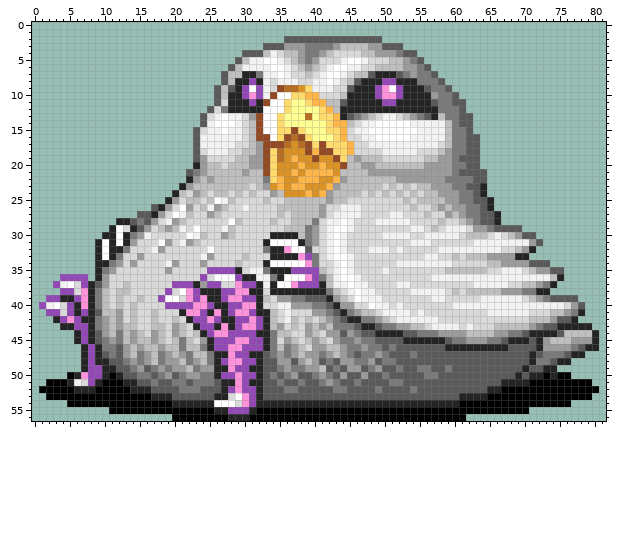
Edited in one commit: sprite sheet (sprites/enemy/FractalHen/CHKBB0.png). The picture above is the old version.
The file is 82x57 pixels.
Once edited:
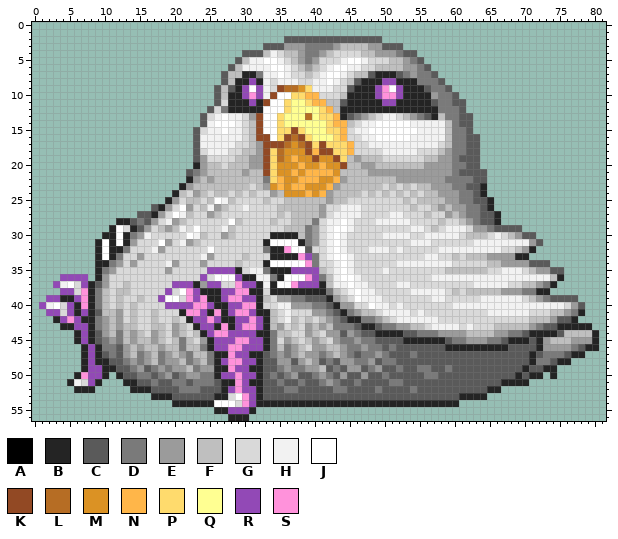
Palette (. is transparent): A #000000  B #242424  C #5a5a5a  D #7a7a7a  E #9b9b9b  F #bfbfbf  G #d9d9d9  H #f2f2f2  J #ffffff  K #924924  L #b66d24  M #db9224  N #ffb649  P #ffdb6d  Q #ffff92  R #9249b6  S #ff92db
From old to new:
Colour A is gone in row 50 at x 5, 11, 73 and 75 to 76; in row 51 at x 2 to 4, 10 to 12 and 71 to 79; in row 52 at x 1 to 5, 9 to 13 and 67 to 80; in row 53 at x 2 to 16 and 65 to 79; in row 54 at x 5 to 19 and 61 to 76; in row 55 at x 11 to 25 and 32 to 70.
Colour A is gone in row 56 at x 20 to 27 and 31 to 61.
